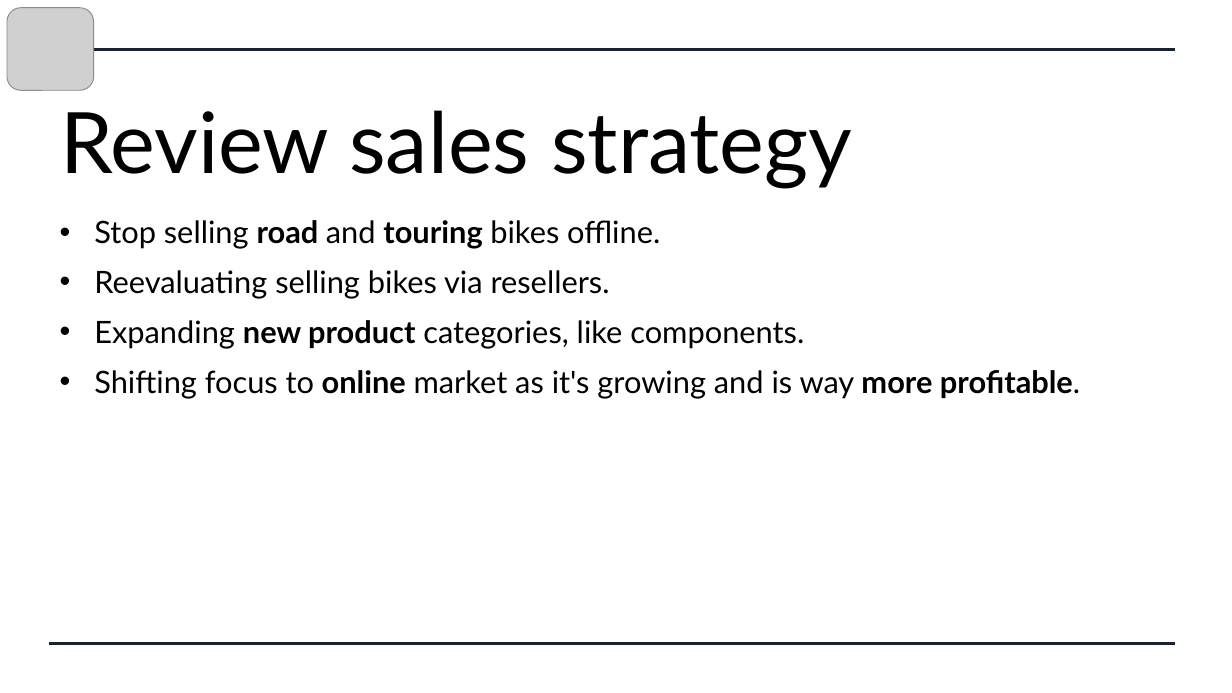
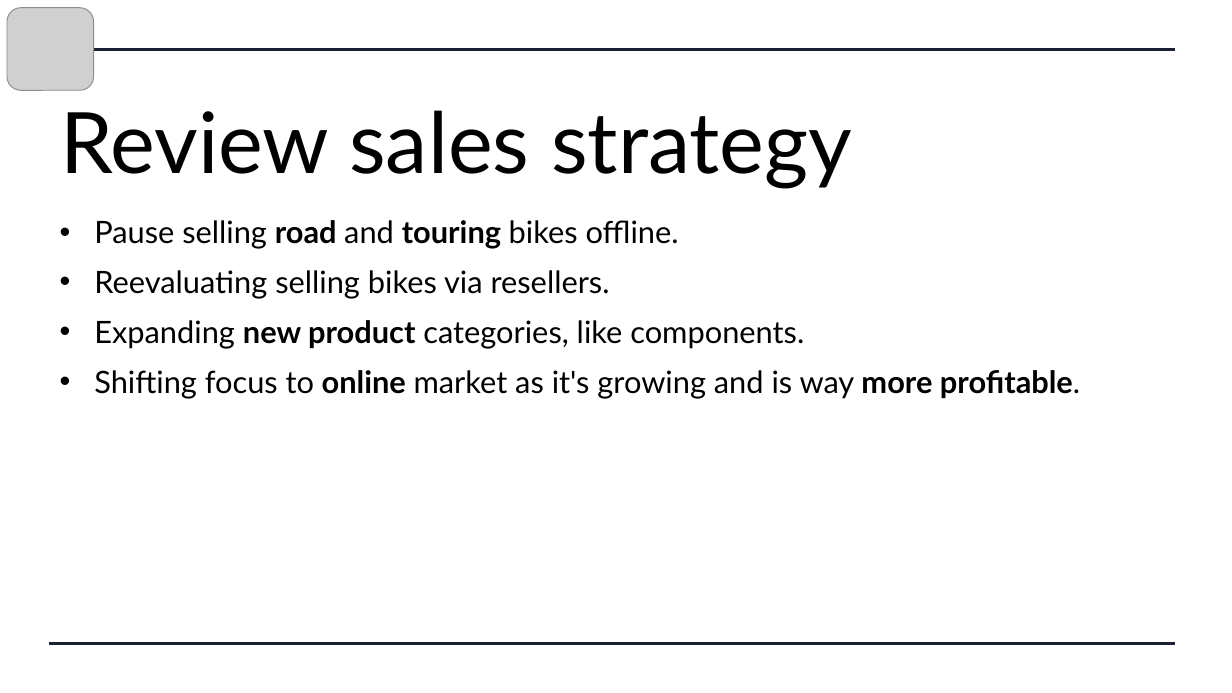
Before and after one commit to Agne-Vab/adventureworks-power-bi-sales-analysis, a slide deck: slide 10 of presentations/executive_presentation.pptx. Drawn at 1232x693 pixels with LibreOffice and Linux fonts; fonts in the diff are those of the drawing; grey boxes stand for pictures. Boxes give left, top, right and bottom in pixels: in the first picture for what was removed or moved away, otherwise in the second. Text is boxed around its words. In the diff, an @@ line names an element or a change of style, - is before the commit and + after.

```diff
--- a/presentations/executive_presentation.pptx
+++ b/presentations/executive_presentation.pptx
@@ text at (x1=94, y1=220, x2=679, y2=249): text changed @@
-• Stop selling road and touring bikes offline.
+• Pause selling road and touring bikes offline.
```
Also in this commit, not shown: 3 other files.
